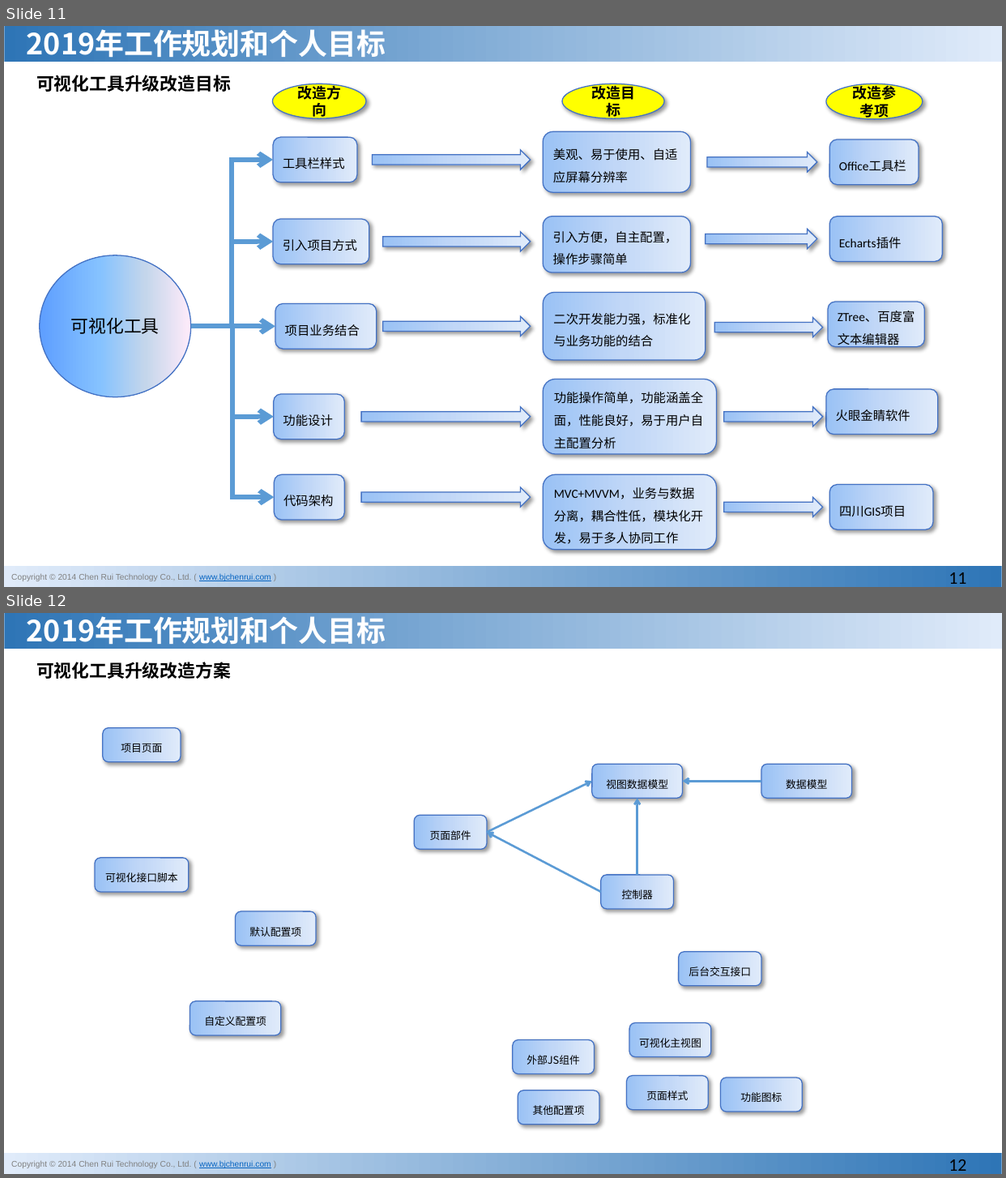
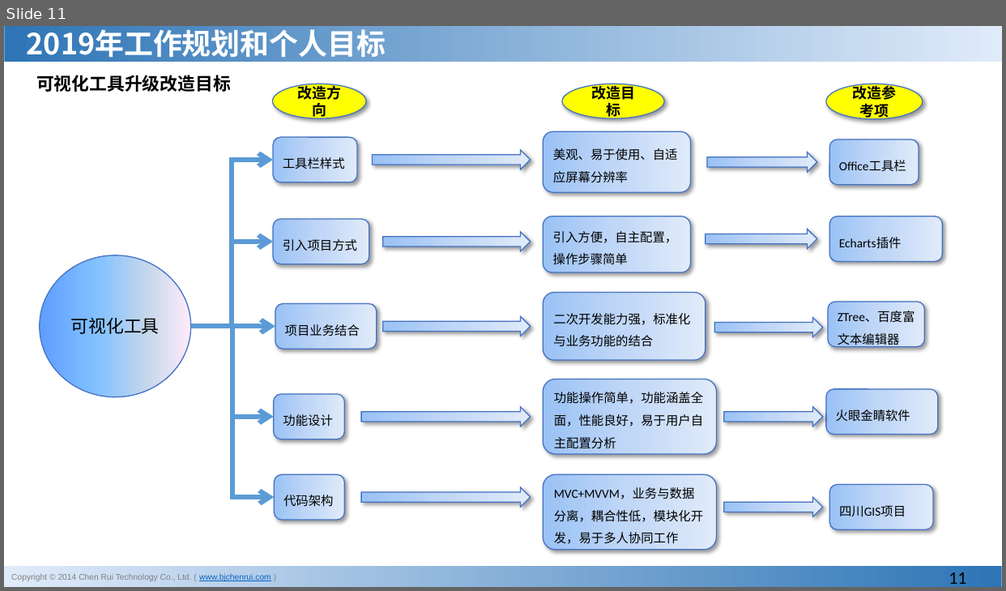
Before and after one commit to MrShan1/shanchen, a slide deck: 相关文档/年终总结/2018年度年终总结-研发中心_山晨.pptx. Shown one above the other, each under a label of ours: slides 11 and 12 before the commit, slide 11 after it. The pictures are 1006x1178 and 1006x591 pixels, drawn with LibreOffice and Linux fonts; fonts in the diff are those of the drawing; background and template pictures are left out. Boxes give left, top, right and bottom in pixels: in the first picture for what was removed or moved away, otherwise in the second. Text is boxed around its words. In the diff, an @@ line names an element or a change of style, - is before the commit and + after.

```diff
--- a/相关文档/年终总结/2018年度年终总结-研发中心_山晨.pptx
+++ b/相关文档/年终总结/2018年度年终总结-研发中心_山晨.pptx
@@ slide 12 removed at box(4, 613, 1002, 1174), background picture (left out); not listed: 2 template elements that a slide beside it also shows @@
@@ title removed at box(27, 613, 386, 649) @@
-2019年工作规划和个人目标
@@ text removed at box(36, 662, 231, 679) @@
-可视化工具升级改造方案
@@ rounded rectangle removed at box(103, 728, 181, 763) @@
-项目页面
@@ arrow removed from (487, 832) to (591, 781) @@
@@ rounded rectangle removed at box(591, 764, 682, 798) @@
-视图数据模型
@@ arrow removed from (761, 781) to (682, 781) @@
@@ rounded rectangle removed at box(761, 764, 852, 798) @@
-数据模型
@@ arrow removed from (637, 875) to (637, 798) @@
@@ rounded rectangle removed at box(414, 815, 486, 850) @@
-页面部件
@@ arrow removed from (600, 892) to (487, 832) @@
@@ rounded rectangle removed at box(95, 858, 189, 892) @@
-可视化接口脚本
@@ rounded rectangle removed at box(600, 875, 673, 909) @@
-控制器
@@ rounded rectangle removed at box(235, 911, 316, 946) @@
-默认配置项
@@ rounded rectangle removed at box(678, 952, 761, 986) @@
-后台交互接口
@@ rounded rectangle removed at box(190, 1001, 281, 1035) @@
-自定义配置项
@@ rounded rectangle removed at box(629, 1023, 711, 1057) @@
-可视化主视图
@@ rounded rectangle removed at box(513, 1040, 594, 1074) @@
-外部JS组件
@@ rounded rectangle removed at box(518, 1090, 599, 1124) @@
-其他配置项
@@ rounded rectangle removed at box(627, 1076, 708, 1110) @@
-页面样式
@@ rounded rectangle removed at box(720, 1077, 802, 1112) @@
-功能图标
@@ page number removed at box(948, 1159, 966, 1170) @@
-12
```
Also in this commit, not shown: 1 slide changed, 2 slides added.
